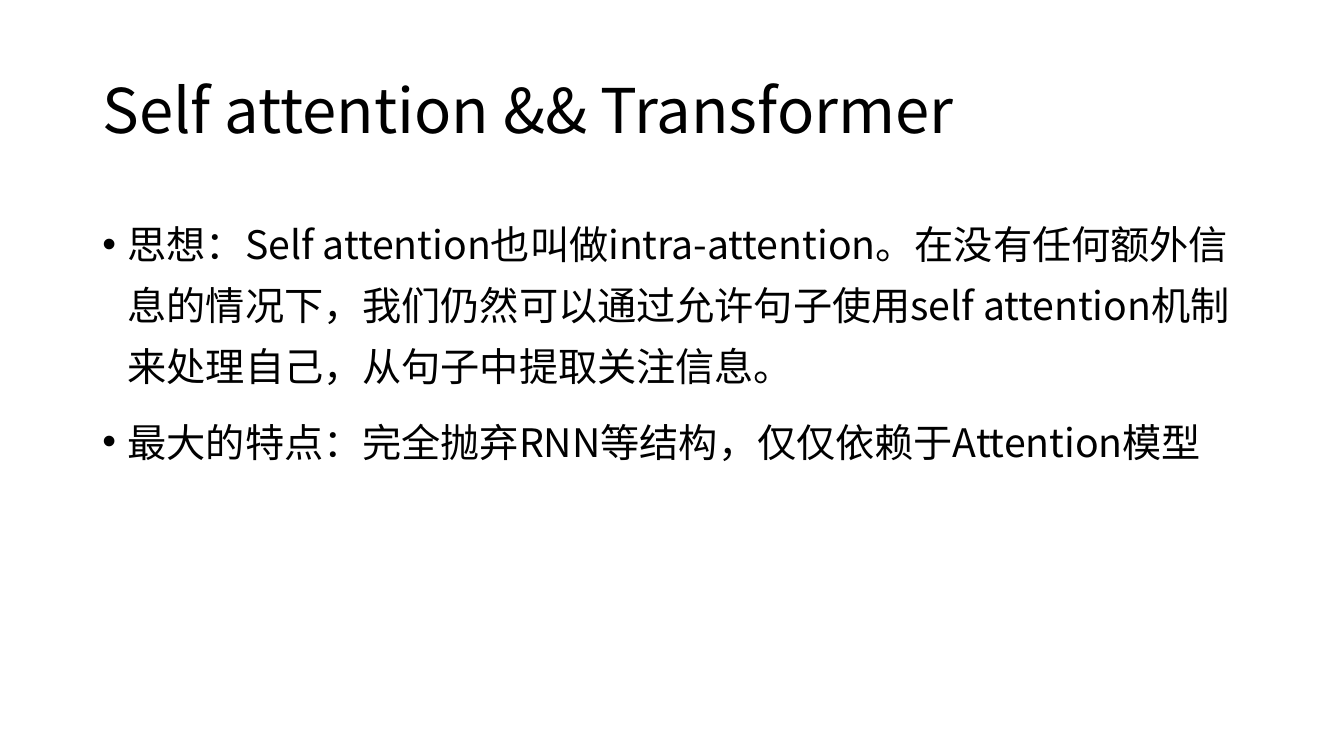
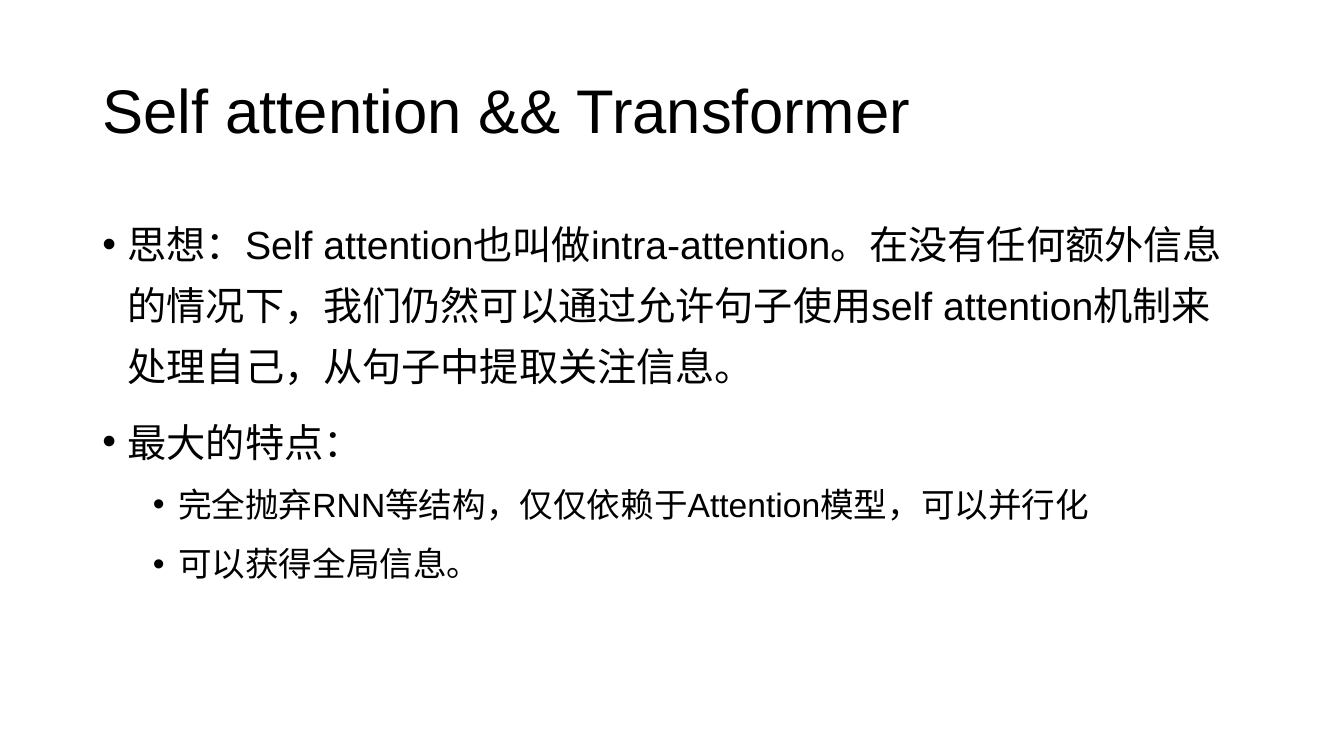
Before and after one commit to charlesXu86/Chatbot_CN, a slide deck: slide 98 of Chatbot_Doc/课程/NLP-4-语言模型.pptx (slide 104 before the commit). Drawn at 1344x756 pixels with LibreOffice and Linux fonts; fonts in the diff are those of the drawing. Boxes give left, top, right and bottom in pixels: in the first picture for what was removed or moved away, otherwise in the second. Text is boxed around its words. In the diff, an @@ line names an element or a change of style, - is before the commit and + after.

Commit message:
语言模型

```diff
--- a/Chatbot_Doc/课程/NLP-4-语言模型.pptx
+++ b/Chatbot_Doc/课程/NLP-4-语言模型.pptx
@@ title "Self attention && Transformer" at [102, 88, 910, 134]: font Noto Sans CJK SC to Arial @@
@@ text at [128, 226, 1221, 385]: font Noto Sans CJK SC to Arial in "思想：Self attention也叫做intra-attention。在没有任何额外信息的情况下，我们仍然可以通过允许 ..." @@
@@ text at [128, 424, 1089, 579]: text changed; size 28 to 24 pt; font Noto Sans CJK SC to Arial @@
-• 最大的特点：完全抛弃RNN等结构，仅仅依赖于Attention模型
+• 最大的特点：
+  • 完全抛弃RNN等结构，仅仅依赖于Attention模型，可以并行化
+  • 可以获得全局信息。
```
Also in this commit, not shown: 1 other slide changed, 11 slides removed.
